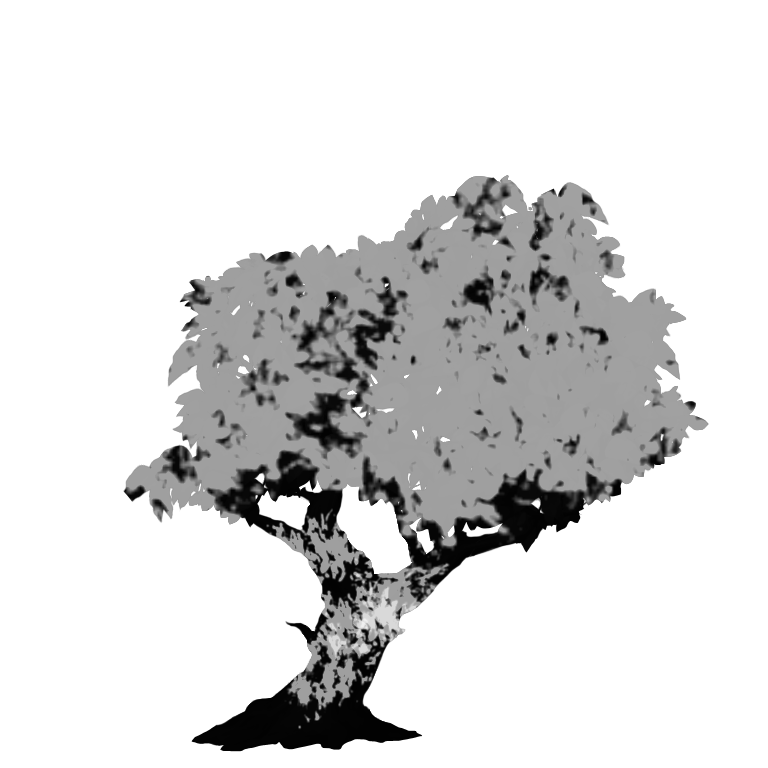
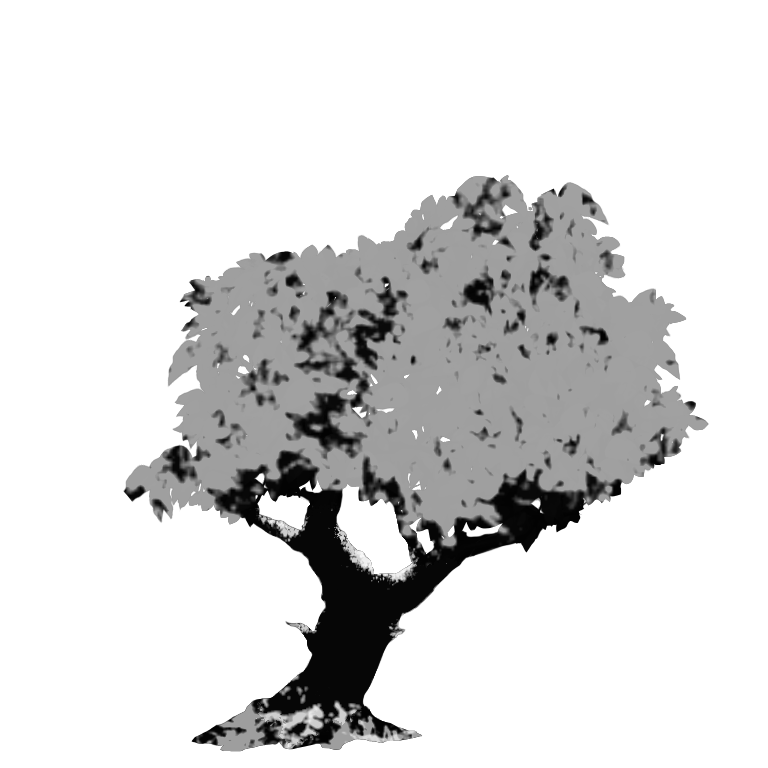
Revision of a layered w=768, h=768 image; what changed, layer by layer:
painted on "Background" over [195, 501, 474, 751]
